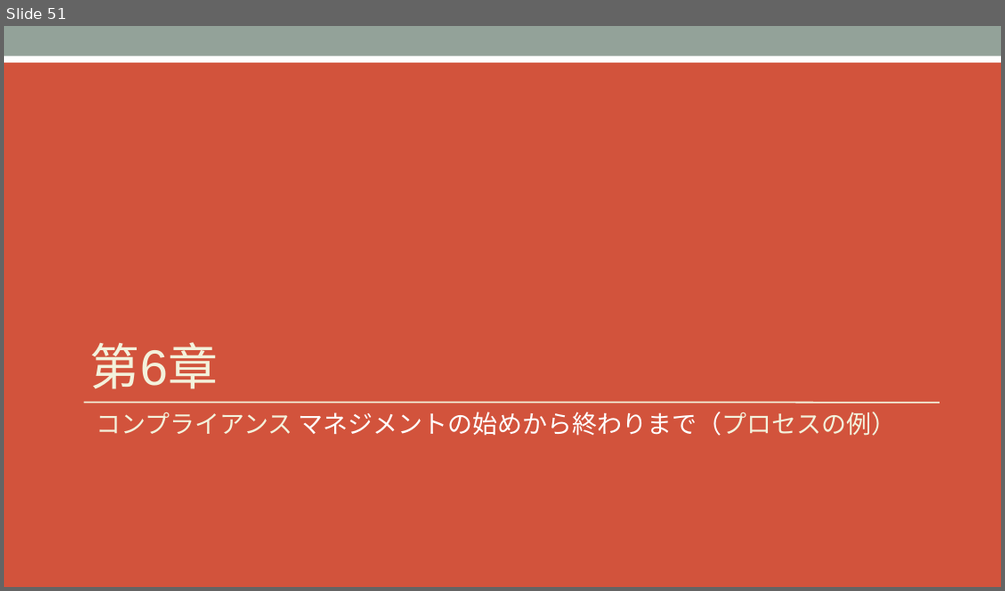
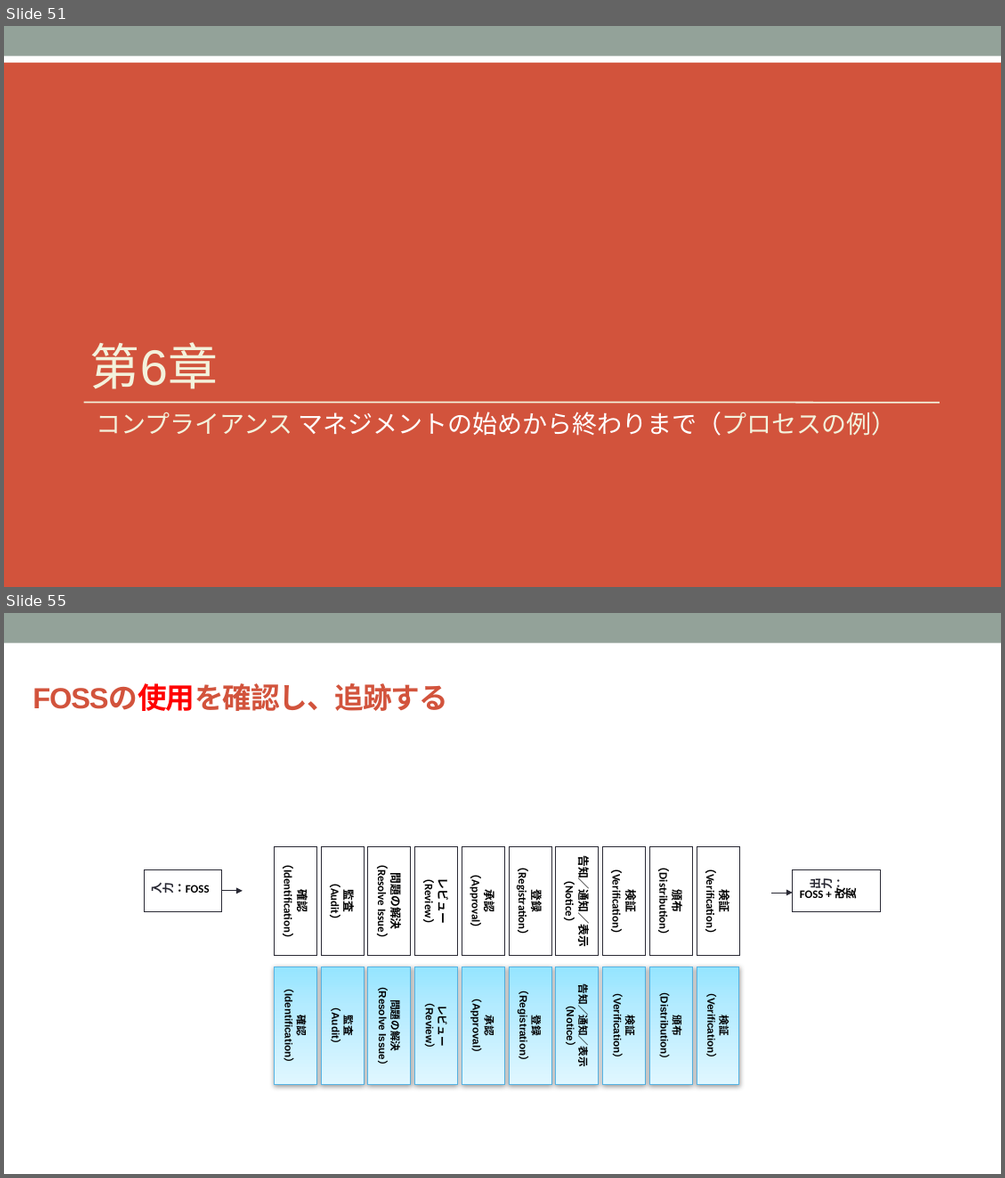
Before and after one commit to OpenChain-Project/Curriculum-Translation-JP, a slide deck: RC/openchain-curriculum-release-2-jp_rc1.0.pptx. Shown one above the other, each under a label of ours: slide 51 before the commit, slides 51 and 55 after it; the slides between them are not shown. The pictures are 1005x591 and 1005x1178 pixels, drawn with LibreOffice and Linux fonts; fonts in the diff are those of the drawing; background and template pictures are left out. Boxes give left, top, right and bottom in pixels: in the first picture for what was removed or moved away, otherwise in the second. Text is boxed around its words. In the diff, an @@ line names an element or a change of style, - is before the commit and + after.

```diff
--- a/RC/openchain-curriculum-release-2-jp_rc1.0.pptx
+++ b/RC/openchain-curriculum-release-2-jp_rc1.0.pptx
@@ slide 55 added at <box>4,613,1001,1174</box>, background #FFFFFF; not listed: 1 template element that a slide beside it also shows @@
@@ text added at <box>32,685,448,711</box>, 28 pt, text #D2533C, bold @@
+FOSSの使用を確認し、追跡する
@@ rectangle added at <box>274,846,316,956</box>, fill #FFFFFF, outline #292934 0.75 pt, 11 pt, text #000000, bold @@
+確認
+（Identification）
@@ rectangle added at <box>321,846,364,956</box>, fill #FFFFFF, outline #292934 0.75 pt, 11 pt, text #000000, bold @@
+監査
+（Audit）
@@ rectangle added at <box>368,846,411,956</box>, fill #FFFFFF, outline #292934 0.75 pt, 11 pt, text #000000, bold @@
+問題の解決
+（Resolve Issue）
@@ rectangle added at <box>414,846,457,956</box>, fill #FFFFFF, outline #292934 0.75 pt, 11 pt, text #000000, bold @@
+レビュー
+（Review）
@@ rectangle added at <box>461,846,504,956</box>, fill #FFFFFF, outline #292934 0.75 pt, 11 pt, text #000000, bold @@
+承認
+（Approval）
@@ rectangle added at <box>509,846,551,956</box>, fill #FFFFFF, outline #292934 0.75 pt, 11 pt, text #000000, bold @@
+登録
+（Registration）
@@ rectangle added at <box>556,846,599,956</box>, fill #FFFFFF, outline #292934 0.75 pt, 11 pt, text #000000, bold @@
+告知／通知／表示（Notice）
@@ rectangle added at <box>603,846,646,956</box>, fill #FFFFFF, outline #292934 0.75 pt, 11 pt, text #000000, bold @@
+検証
+（Verification）
@@ rectangle added at <box>649,846,692,956</box>, fill #FFFFFF, outline #292934 0.75 pt, 11 pt, text #000000, bold @@
+頒布
+（Distribution）
@@ rectangle added at <box>696,846,739,956</box>, fill #FFFFFF, outline #292934 0.75 pt, 11 pt, text #000000, bold @@
+検証
+（Verification）
@@ rectangle added at <box>145,870,222,911</box>, fill #FFFFFF, outline #292934 0.75 pt, 11 pt, text #000000, bold @@
+入力：FOSS
@@ rectangle added at <box>793,870,881,911</box>, fill #FFFFFF, outline #292934 0.75 pt, 11 pt, text #000000, bold @@
+出力：
+FOSS + 改変
@@ arrow added from (222, 891) to (243, 891), #292934 0.75 pt @@
@@ arrow added from (772, 892) to (793, 892), #292934 0.75 pt @@
@@ rectangle added at <box>274,966,316,1084</box>, fill gradient #95E5FF to #B4EBFF to #E0F7FF, outline #55B4E5 0.75 pt, 10 pt, text #000000, bold @@
+確認
+（Identification）
@@ rectangle added at <box>321,966,364,1084</box>, fill gradient #95E5FF to #B4EBFF to #E0F7FF, outline #55B4E5 0.75 pt, 10 pt, text #000000, bold @@
+監査
+（Audit）
@@ rectangle added at <box>368,966,411,1084</box>, fill gradient #95E5FF to #B4EBFF to #E0F7FF, outline #55B4E5 0.75 pt, 10 pt, text #000000, bold @@
+問題の解決
+（Resolve Issue）
@@ rectangle added at <box>414,966,457,1084</box>, fill gradient #95E5FF to #B4EBFF to #E0F7FF, outline #55B4E5 0.75 pt, 10 pt, text #000000, bold @@
+レビュー
+（Review）
@@ rectangle added at <box>461,966,504,1084</box>, fill gradient #95E5FF to #B4EBFF to #E0F7FF, outline #55B4E5 0.75 pt, 10 pt, text #000000, bold @@
+承認
+（Approval）
@@ rectangle added at <box>509,966,551,1084</box>, fill gradient #95E5FF to #B4EBFF to #E0F7FF, outline #55B4E5 0.75 pt, 10 pt, text #000000, bold @@
+登録
+（Registration）
@@ rectangle added at <box>556,966,599,1084</box>, fill gradient #95E5FF to #B4EBFF to #E0F7FF, outline #55B4E5 0.75 pt, 10 pt, text #000000, bold @@
+告知／通知／表示
+（Notice）
@@ rectangle added at <box>603,966,646,1084</box>, fill gradient #95E5FF to #B4EBFF to #E0F7FF, outline #55B4E5 0.75 pt, 10 pt, text #000000, bold @@
+検証
+（Verification）
@@ rectangle added at <box>649,966,692,1084</box>, fill gradient #95E5FF to #B4EBFF to #E0F7FF, outline #55B4E5 0.75 pt, 10 pt, text #000000, bold @@
+頒布
+（Distribution）
@@ rectangle added at <box>696,966,739,1084</box>, fill gradient #95E5FF to #B4EBFF to #E0F7FF, outline #55B4E5 0.75 pt, 10 pt, text #000000, bold @@
+検証
+（Verification）
```
Also in this commit, not shown: 3 slides changed.
